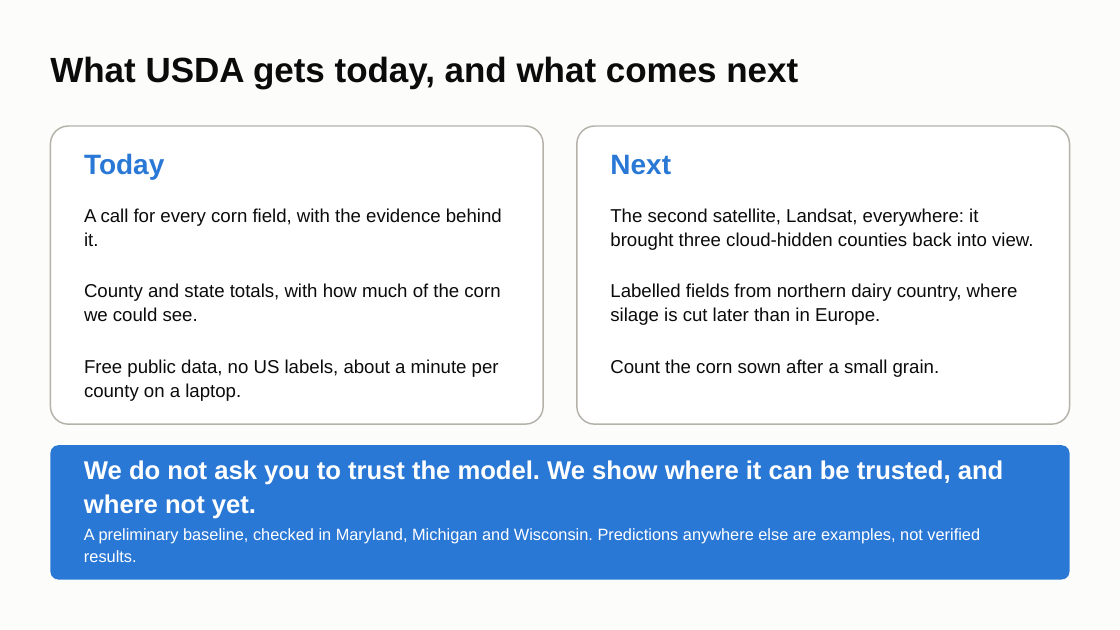
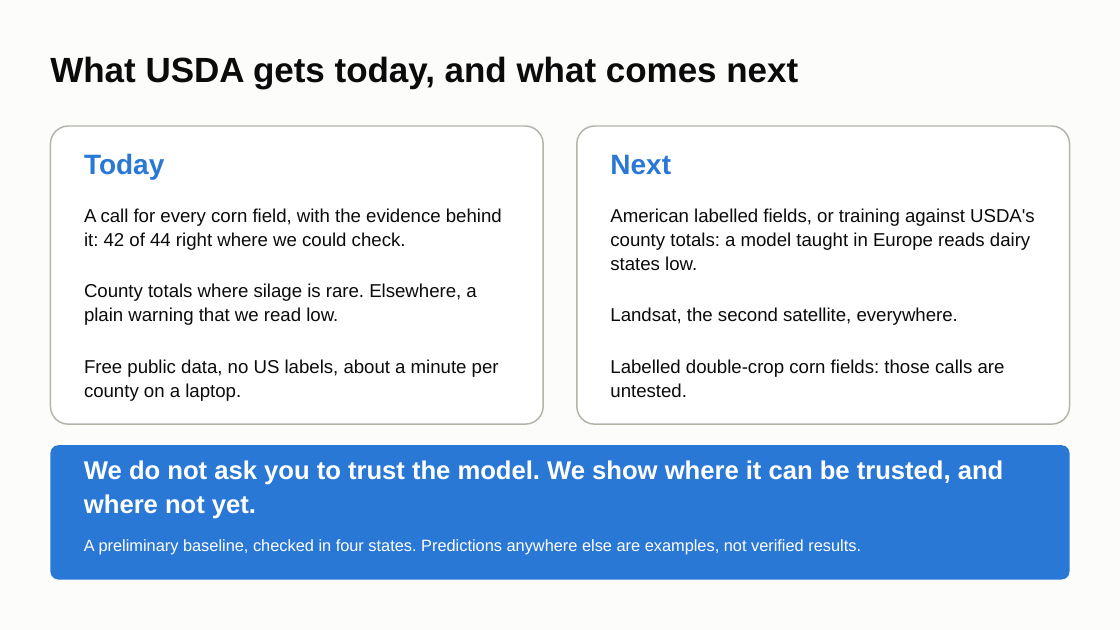
Before and after one commit to ChenSiyun1234/FieldVision, a slide deck: slide 10 of handoff/presentation/FieldVision_model_story.pptx. Drawn at 1120x630 pixels with LibreOffice and Linux fonts; fonts in the diff are those of the drawing. Boxes give left, top, right and bottom in pixels: in the first picture for what was removed or moved away, otherwise in the second. Text is boxed around its words. In the diff, an @@ line names an element or a change of style, - is before the commit and + after.

Commit message:
Deck and hand-over page: Wisconsin 2025 corrected, Pennsylvania 2025 missed, what the model is good for today

```diff
--- a/handoff/presentation/FieldVision_model_story.pptx
+++ b/handoff/presentation/FieldVision_model_story.pptx
@@ text at <box>84,208,502,325</box>: text changed @@
-A call for every corn field, with the evidence behind it.
-County and state totals, with how much of the corn we could see.
+A call for every corn field, with the evidence behind it: 42 of 44 right where we could check.
+County totals where silage is rare. Elsewhere, a plain warning that we read low.
@@ text at <box>610,208,1035,398</box>: text changed @@
-The second satellite, Landsat, everywhere: it brought three cloud-hidden counties back into view.
-Labelled fields from northern dairy country, where silage is cut later than in Europe.
-Count the corn sown after a small grain.
+American labelled fields, or training against USDA's county totals: a model taught in Europe reads dairy states low.
+Landsat, the second satellite, everywhere.
+Labelled double-crop corn fields: those calls are untested.
@@ text at <box>84,539,861,555</box>: text changed @@
-A preliminary baseline, checked in Maryland, Michigan and Wisconsin. Predictions anywhere else are examples, not verified results.
+A preliminary baseline, checked in four states. Predictions anywhere else are examples, not verified results.
```
Also in this commit, not shown: 5 other slides changed, 2 other files.
